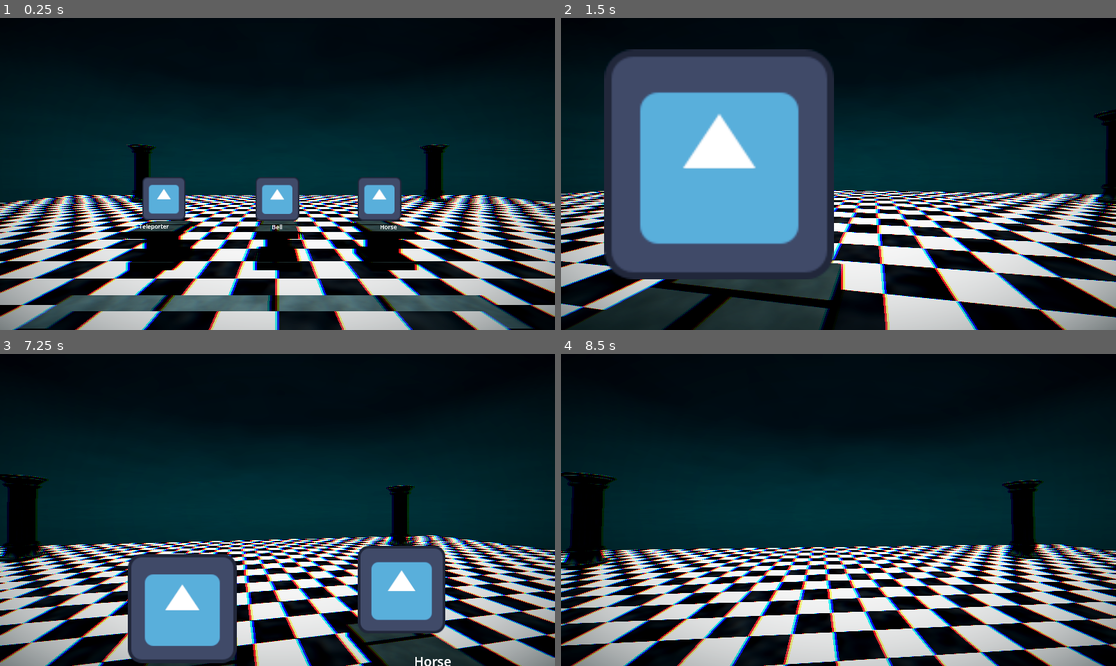
Above: before the commit, frames 1-4 (two rows, left to right).
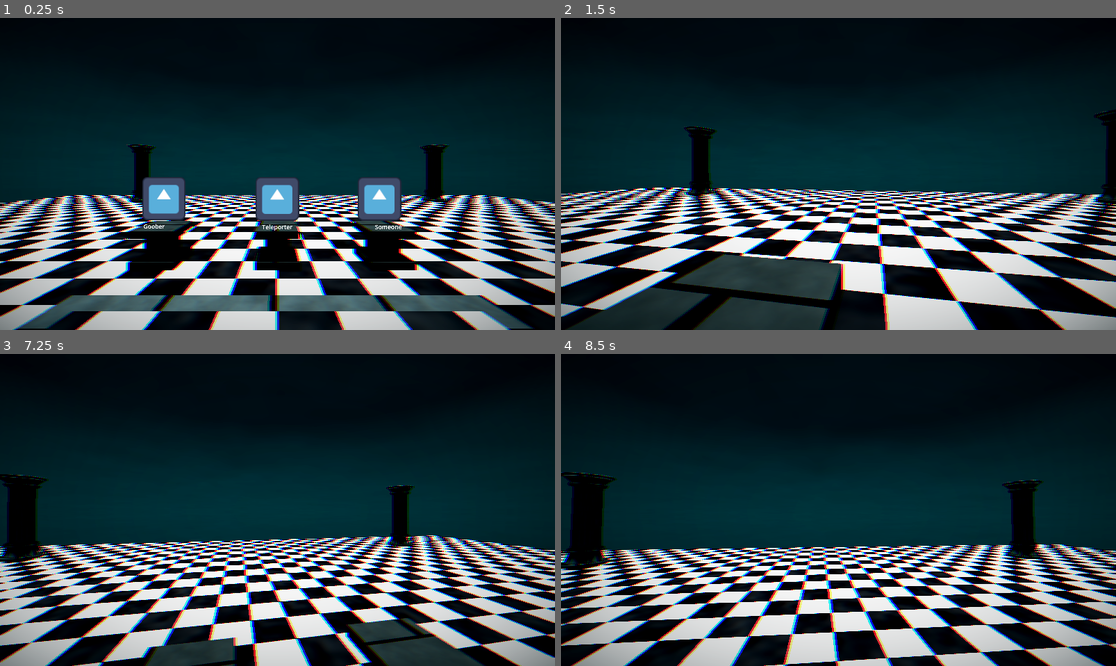
Above: after the commit, the same moments.

Repository: moonwavestudios/Voidscape
Game: Godot game, scene res://main.tscn
Two runs of this game, one before a commit and one after it. Both use one fixed random seed, a clock stepped at 60 frames per second and the inputs below. The engine's default icon, where the game draws it, is replaced by a stand-in: a white triangle on a blue panel in a dark square.
Inputs (mouse positions are in pixels of both pictures, inside the frame that each line leads up to):
- Up to frame 1 (0.25 s): no input
- Up to frame 2 (1.5 s): tap Enter (ui_accept) at 0.5, 0.77 s; move the mouse to (866, 174) at 0.52 s; hold Up (ui_up) from 0.53 s (still down); tap E (dash) at 0.6 s; tap F (interact) at 1.25, 1.35 s; move the mouse to (810, 174) at 1.27 s
- Up to frame 3 (7.25 s): tap Enter (ui_accept) at 1.52, 3.02, 3.77, 4.52, 5.75, 6.02, 6.5, 6.77 s; move the mouse to (288, 503) at 2.02 s; tap E (dash) every 1.5 s from 2.1 to 6.6 s; move the mouse to (271, 516) at 2.77 s; tap F (interact) at 2.85, 4.35, 5.85 s; move the mouse to (316, 513) at 3.52 s; move the mouse to (233, 506) at 4.27 s; move the mouse to (283, 510) at 5.02 s; move the mouse to (255, 503) at 5.77 s; release Up (ui_up) at 5.78 s; hold Right (ui_right) 5.78-6.53 s; move the mouse to (305, 510) at 6.52 s; hold Up (ui_up) from 6.53 s (still down)
- Up to frame 4 (8.5 s): keep holding Up (ui_up); move the mouse to (810, 510) at 7.27 s; tap F (interact) at 7.35 s; tap Enter (ui_accept) at 7.52, 8 s; move the mouse to (849, 503) at 8.02 s; tap E (dash) at 8.1 s

The runs differ from the first frame. In frame 1, 0.1% of the frame differs, in the area x 25-73%, y 65-69%; in frame 2, 30%, in the area x 7-50%, y 10-84%; in frame 3, 11%; in frame 4, nothing differs.

Commit message:
fixed the selection

Diff:
--- a/scripts/idk.gd
+++ b/scripts/idk.gd
@@ -6,6 +6,7 @@
 
 func _ready() -> void:
 	_populate_slots()
+	start_selection()
 	$ProximityPrompt.prompt_triggered.connect(func(_i): _on_slot_chosen(1))
 	$ProximityPrompt2.prompt_triggered.connect(func(_i): _on_slot_chosen(2))
 	$ProximityPrompt3.prompt_triggered.connect(func(_i): _on_slot_chosen(3))
@@ -13,7 +14,7 @@
 func _on_slot_chosen(slot_index: int) -> void:
 	if not selection_started:
 		return
-	var slot = _get_slot(slot_index)
+	var slot = _get_slot(slot_index - 1)
 	if not slot or not slot.has_meta("mod_name"):
 		return
 	ActiveModifiers._add_modifier(
@@ -58,6 +59,12 @@
 		if prox.name.contains("ProximityPrompt"):
 			prox.enabled = true
 
+func start_selection() -> void:
+	selection_started = true
+	_activate_other_prox()
+	_activate_all_slots()
+	_populate_slots()
+
 func _activate_all_slots() -> void:
 	for slot in get_children():
 		if slot.name.contains("slot"):
